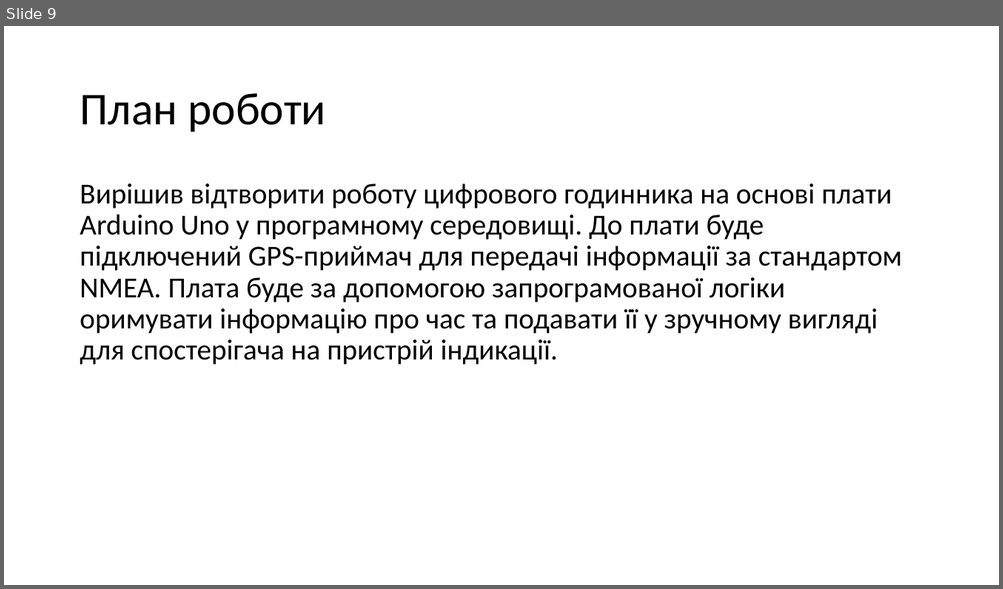
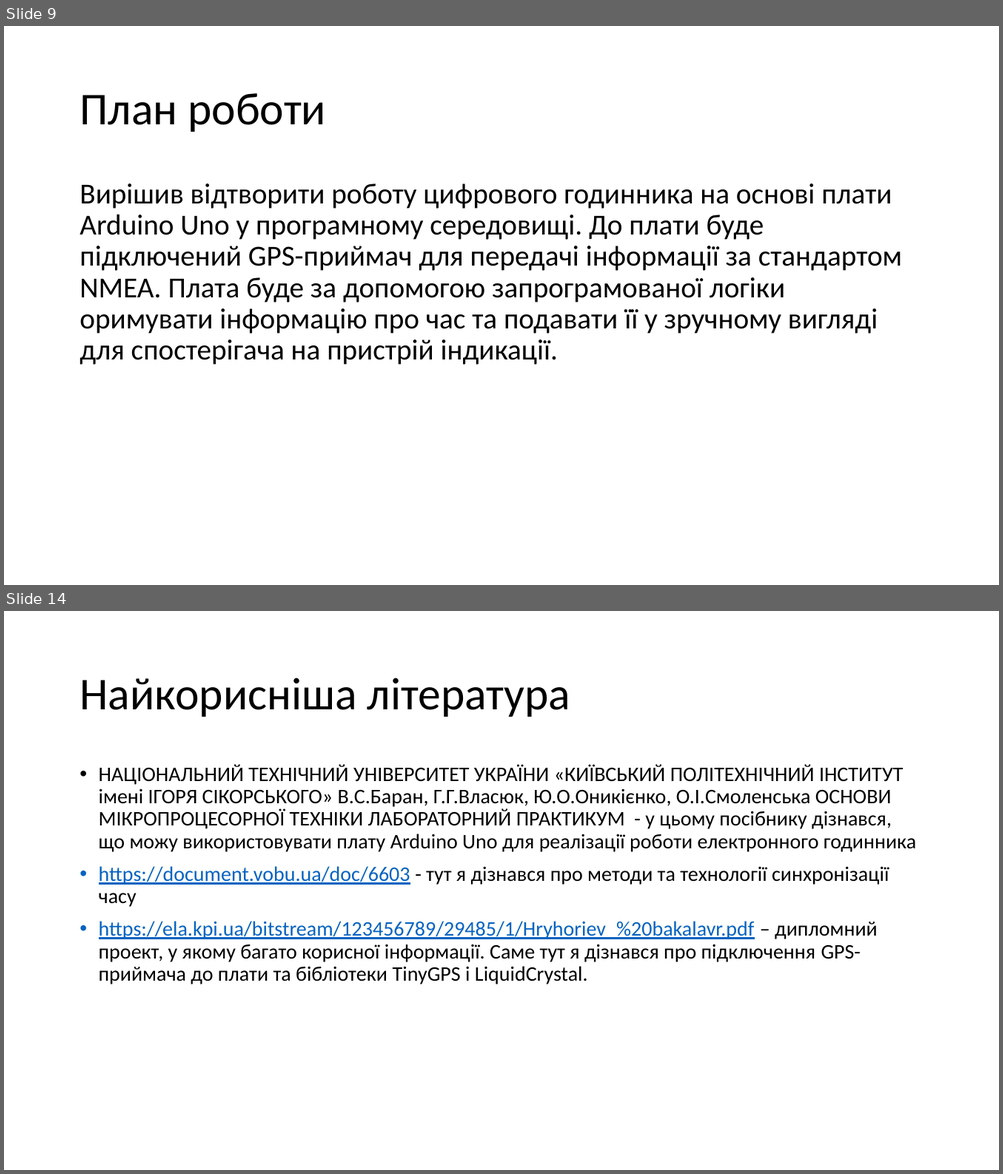
Before and after one commit to Vadym-Havryliuk/University-2, a slide deck: Доповідь 2.pptx. Shown one above the other, each under a label of ours: slide 9 before the commit, slides 9 and 14 after it; the slides between them are not shown. The pictures are 1003x589 and 1003x1174 pixels, drawn with LibreOffice and Linux fonts; fonts in the diff are those of the drawing. Boxes give left, top, right and bottom in pixels: in the first picture for what was removed or moved away, otherwise in the second. Text is boxed around its words. In the diff, an @@ line names an element or a change of style, - is before the commit and + after.

```diff
--- a/Доповідь 2.pptx
+++ b/Доповідь 2.pptx
@@ slide 14 added at (4,611,999,1170), background #FFFFFF @@
@@ title added at (79,678,571,717), 44 pt, text #000000 @@
+Найкорисніша література
@@ text added at (99,764,916,985), 20 pt, text #000000 @@
+• НАЦІОНАЛЬНИЙ ТЕХНІЧНИЙ УНІВЕРСИТЕТ УКРАЇНИ «КИЇВСЬКИЙ ПОЛІТЕХНІЧНИЙ ІНСТИТУТ імені ІГОРЯ СІКОРСЬКОГО» В.С.Баран, Г.Г.Власюк, Ю.О.Оникієнко, О.І.Смоленська ОСНОВИ МІКРОПРОЦЕСОРНОЇ ТЕХНІКИ ЛАБОРАТОРНИЙ ПРАКТИКУМ - у цьому посібнику дізнався, що можу використовувати плату Arduino Uno для реалізації роботи електронного годинника
+• https://document.vobu.ua/doc/6603 - тут я дізнався про методи та технології синхронізації часу
+• https://ela.kpi.ua/bitstream/123456789/29485/1/Hryhoriev_%20bakalavr.pdf – дипломний проект, у якому багато корисної інформації. Саме тут я дізнався про підключення GPS-приймача до плати та бібліотеки TinyGPS і LiquidCrystal.
```
Also in this commit, not shown: 1 slide changed, 4 other slides added, 1 slide removed.
